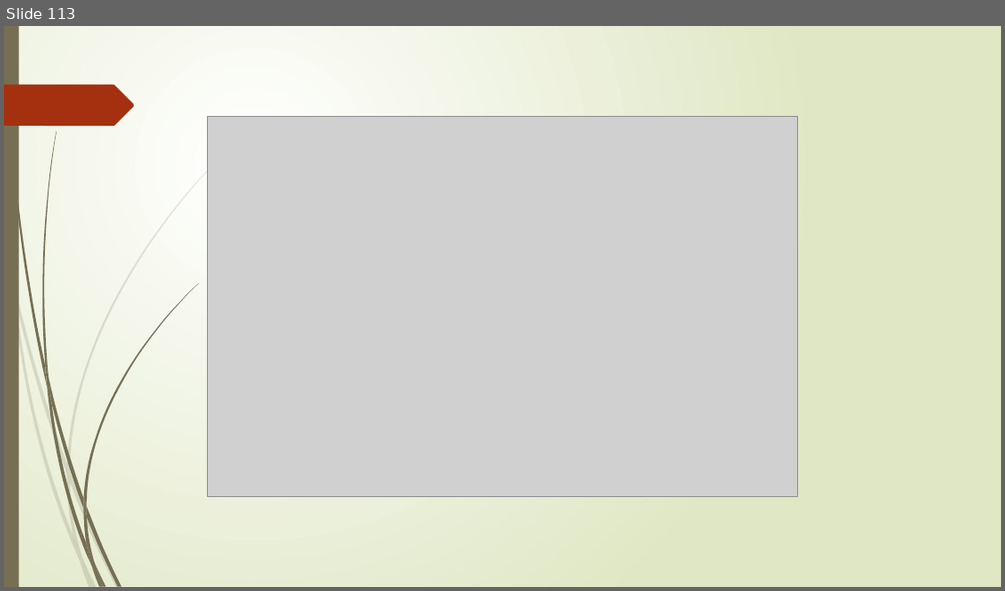
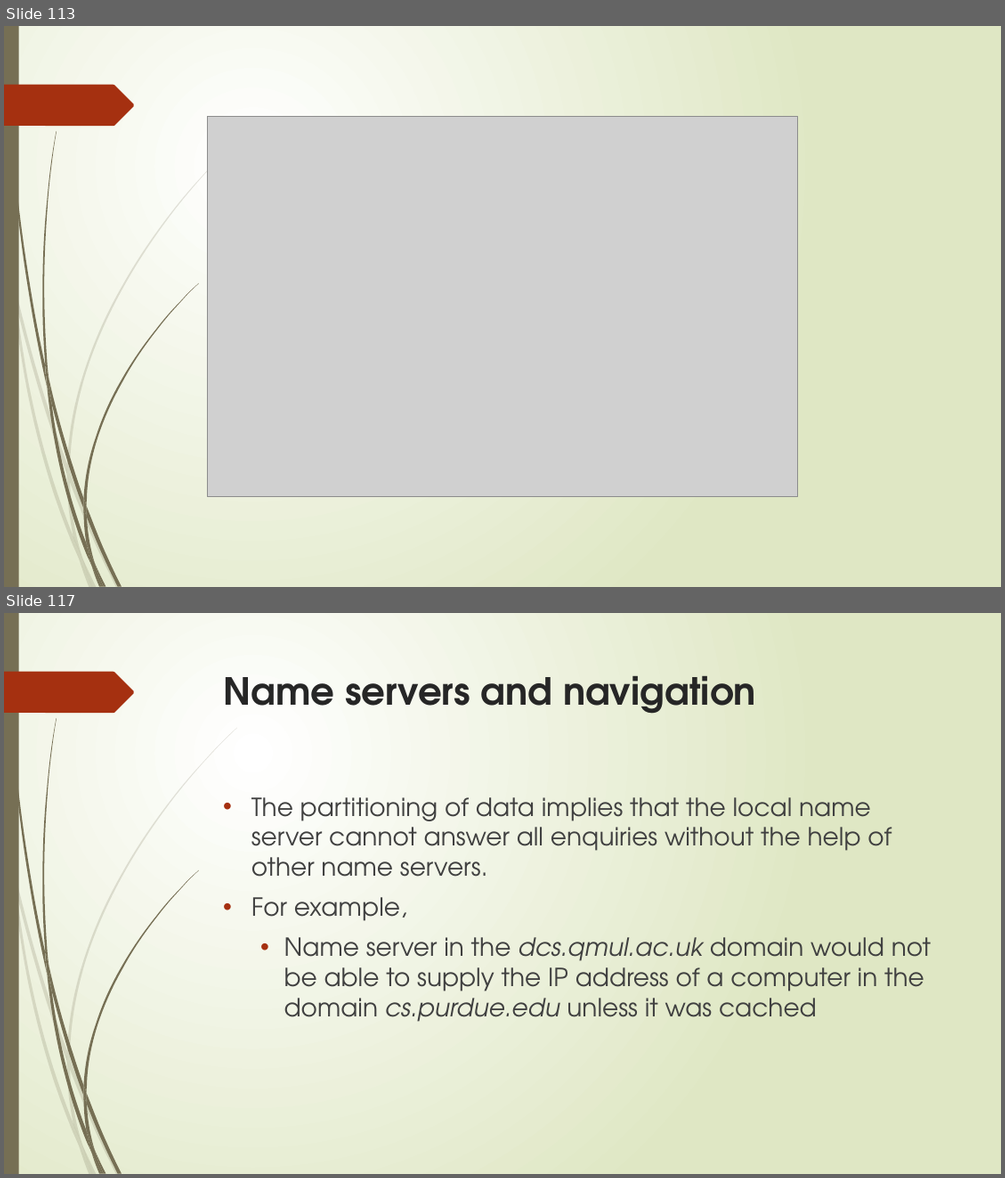
Before and after one commit to sanjayshimoga/nmit-distributed_systems, a slide deck: DISTRIBUTED FILE SYSTEMS.pptx. Shown one above the other, each under a label of ours: slide 113 before the commit, slides 113 and 117 after it; the slides between them are not shown. The pictures are 1005x591 and 1005x1178 pixels, drawn with LibreOffice and Linux fonts; fonts in the diff are those of the drawing; grey boxes stand for pictures. Boxes give left, top, right and bottom in pixels: in the first picture for what was removed or moved away, otherwise in the second. Text is boxed around its words. In the diff, an @@ line names an element or a change of style, - is before the commit and + after.

```diff
--- a/DISTRIBUTED FILE SYSTEMS.pptx
+++ b/DISTRIBUTED FILE SYSTEMS.pptx
@@ slide 117 added at [4, 613, 1001, 1174], background gradient #FFFFFF to #DFE8C4; not listed: 24 template elements that a slide beside it also shows @@
@@ title added at [224, 675, 756, 714], 36 pt, text #262626, bold @@
+Name servers and navigation
@@ text added at [251, 797, 930, 1022], 24 pt, text #404040 @@
+• The partitioning of data implies that the local name server cannot answer all enquiries without the help of other name servers.
+• For example,
+  • Name server in the dcs.qmul.ac.uk domain would not be able to supply the IP address of a computer in the domain cs.purdue.edu unless it was cached
```
Also in this commit, not shown: 12 other slides added, 2 other files.
